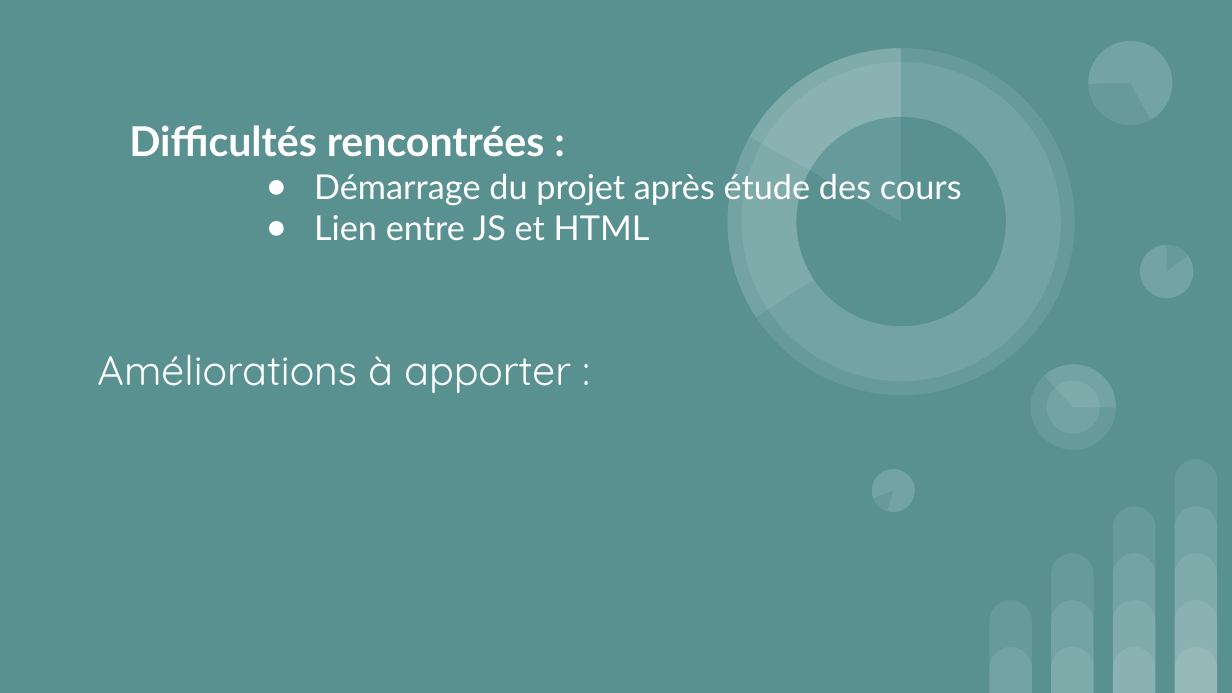
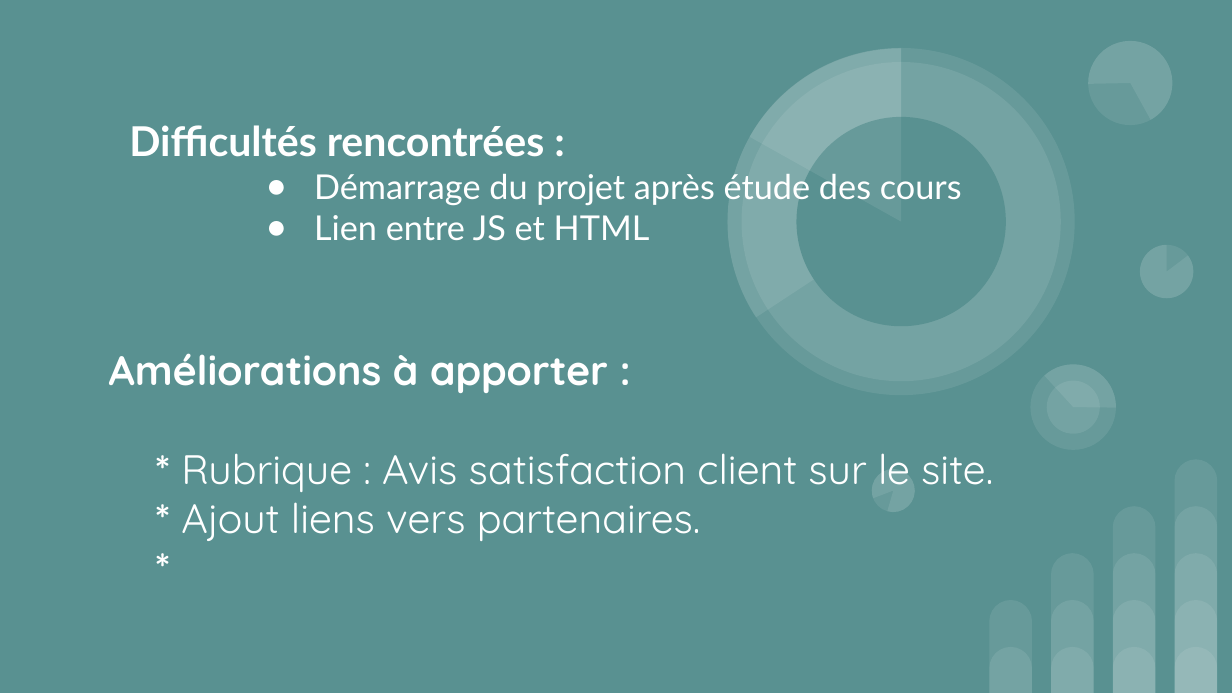
Before and after one commit to MARJAOUI/projetOrinico, a slide deck: slide 4 of presentation p52.pptx. Drawn at 1232x693 pixels with LibreOffice and Linux fonts; fonts in the diff are those of the drawing. Boxes give left, top, right and bottom in pixels: in the first picture for what was removed or moved away, otherwise in the second. Text is boxed around its words. In the diff, an @@ line names an element or a change of style, - is before the commit and + after.

```diff
--- a/presentation p52.pptx
+++ b/presentation p52.pptx
@@ subtitle at [109, 353, 608, 393]: bold on in "Améliorations à apporter :" @@
@@ subtitle at [181, 453, 993, 541]: paragraphs added @@
+* Rubrique : Avis satisfaction client sur le site.
+* Ajout liens vers partenaires.
+*
```
Also in this commit, not shown: 2 other slides changed, 2 other files.
